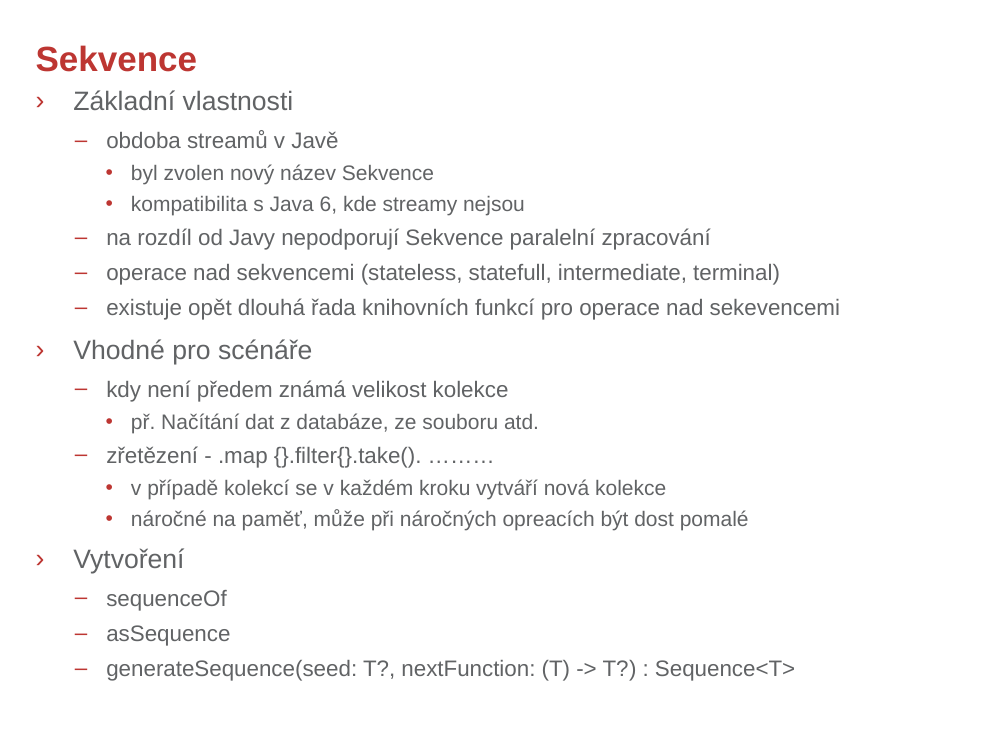
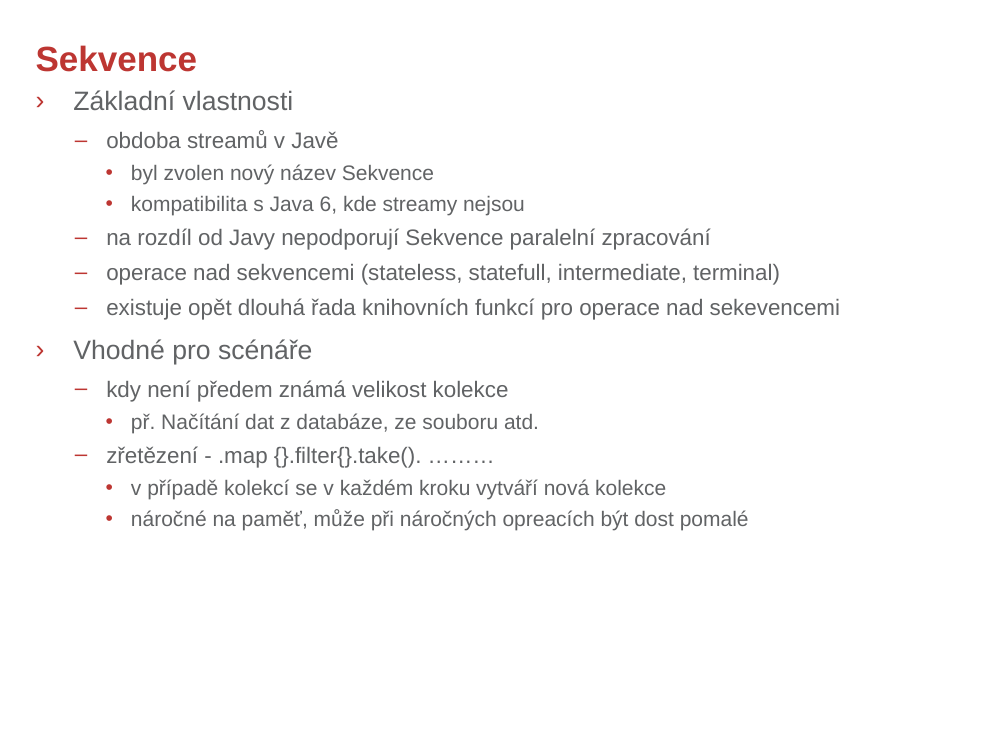
Before and after one commit to rokusjar/KotlinSkoleni, a slide deck: slide 9 of slides/Kotlin - 3. Collections.pptx. Drawn at 1008x756 pixels with LibreOffice and Linux fonts; fonts in the diff are those of the drawing; background and template pictures are left out. Boxes give left, top, right and bottom in pixels: in the first picture for what was removed or moved away, otherwise in the second. Text is boxed around its words. In the diff, an @@ line names an element or a change of style, - is before the commit and + after.

```diff
--- a/slides/Kotlin - 3. Collections.pptx
+++ b/slides/Kotlin - 3. Collections.pptx
@@ text at (x1=73, y1=548, x2=795, y2=681): paragraphs removed @@
-› Vytvoření
-  – sequenceOf
-  – asSequence
-  – generateSequence(seed: T?, nextFunction: (T) -> T?) : Sequence<T>
```
Also in this commit, not shown: 1 slide added.
